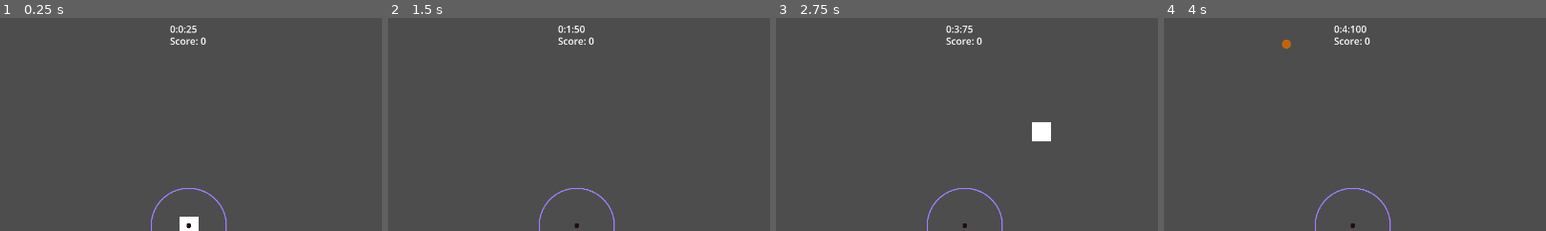
Above: before the commit, frames 1-4 (left to right).
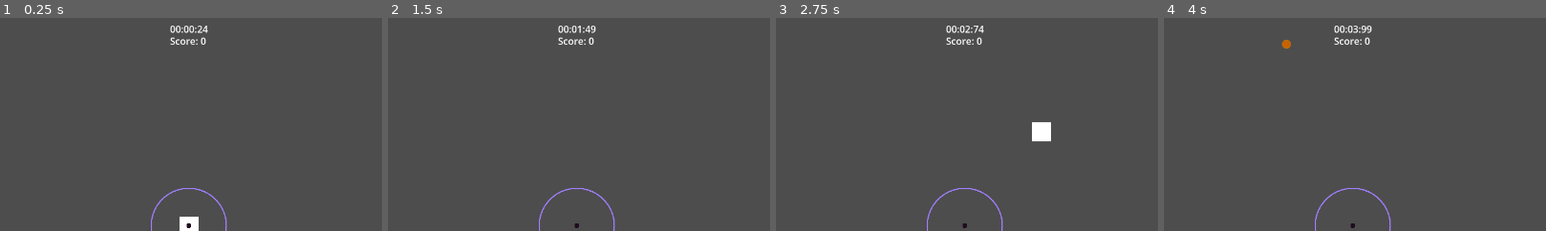
Above: after the commit, the same moments.

Repository: ArjanBroos/GMTK-2025
Game: Godot game, scene res://levels/main_level.tscn
Two runs of this game, one before a commit and one after it. Both use one fixed random seed, a clock stepped at 60 frames per second and the inputs below. Sound files missing from this copy of the repository are replaced by a short silence.
Inputs (mouse positions are % of the whole screen's width and height, from its top left):
- Up to frame 1 (0.25 s): no input
- Up to frame 2 (1.5 s): tap Enter at 0.5 s; move the mouse to (72, 45) at 0.52 s; tap Space at 0.77, 1.25 s; move the mouse to (30, 55) at 1.27 s
- Up to frame 3 (2.75 s): tap Space at 1.52 s; tap Enter at 2 s; move the mouse to (60, 28) at 2.02 s
- Up to frame 4 (4 s): move the mouse to (45, 71) at 2.77 s; tap Space at 3.02, 3.5, 3.77 s; move the mouse to (80, 66) at 3.52 s
The pictures show only the part of the screen within x 25-75%, y 2-52%; the shares and areas given below are measured in that part.

The runs differ from the first frame. In frame 1, 0.2% of the frame differs, in the area x 46-55%, y 3-8%; in frame 2, 0.2%; in frame 3, 0.2%; in frame 4, 0.2%.

Commit message:
fixed time format and timer stop when player dies

Diff:
--- a/gameManager/game_manager.gd
+++ b/gameManager/game_manager.gd
@@ -50,6 +50,7 @@
 	var seconds: float = fmod(gameTimer, 60)
 	var mseconds: float = fmod(gameTimer, 1) * 100
 	timeLabel.text = str(roundi(floor(minutes))) + ":" + str(roundi(seconds)) + ":" + str(roundi(mseconds))
+	timeLabel.text = ("%02d:%02d:%02d" % [minutes, seconds, mseconds])
 
 # Stop timer from running
 func stopTimer() -> void:
@@ -66,6 +67,7 @@
 # 		print("finished emitting signal")
 
 func _on_player_died() -> void:
+	stopTimer()
 	game_over_hud.visible = true
 	game_over = true
 	player.queue_free()
